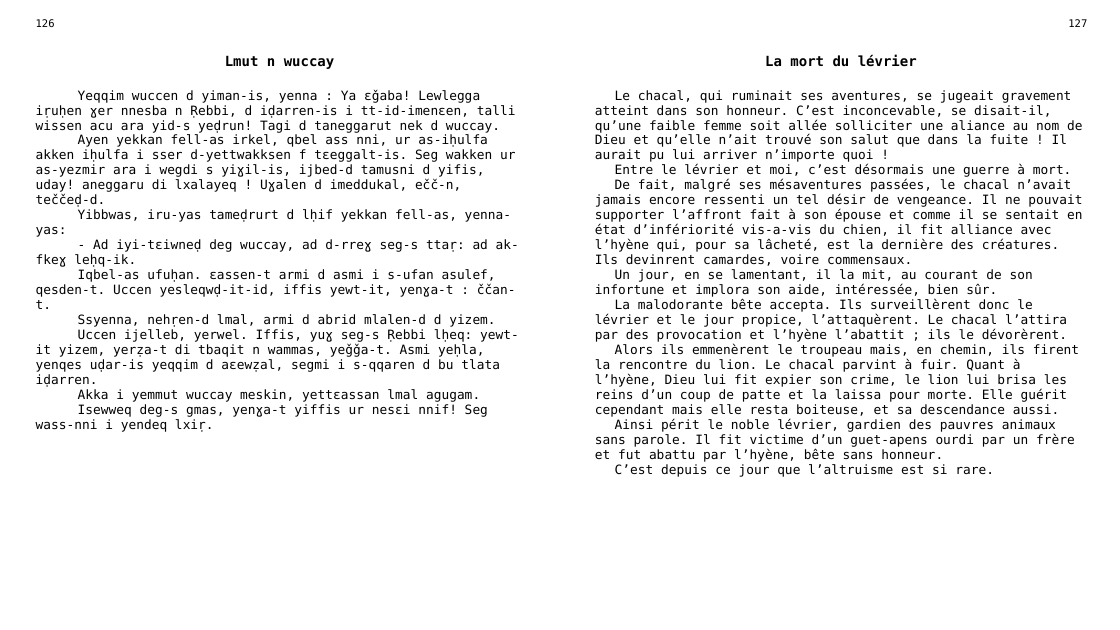
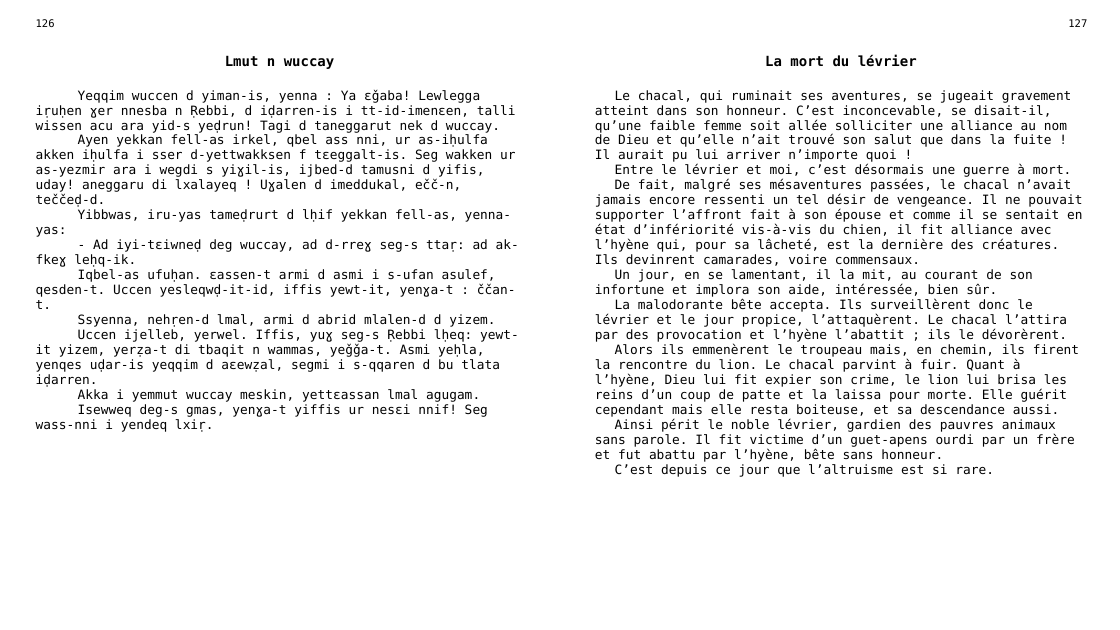
Before and after one commit to sferhah/tamacahut_n_wuccen, a slide deck: slide 48 of Uccen.ConsoleApp/uccen.pptx. Drawn at 1120x630 pixels with LibreOffice and Linux fonts; fonts in the diff are those of the drawing. Boxes give left, top, right and bottom in pixels: in the first picture for what was removed or moved away, otherwise in the second. Text is boxed around its words. In the diff, an @@ line names an element or a change of style, - is before the commit and + after.

```diff
--- a/Uccen.ConsoleApp/uccen.pptx
+++ b/Uccen.ConsoleApp/uccen.pptx
@@ table at bbox=[27, 13, 1096, 607] @@
-row 3, column 3: Le chacal, qui ruminait ses aventures, se jugeait gravement atteint dans son honneur. C’est inconcevable, se disait-il, qu’une faible femme soit allée solliciter une aliance au nom de Dieu et qu’elle n’ait trouvé son salut que dans la fuite ! Il aurait pu lui arriver n’importe quoi ! / Entre le lévrier et moi, c’est désormais une guerre à mort. / De fait, malgré ses mésaventures passées, le chacal n’avait jamais encore ressenti un tel désir de vengeance. Il ne pouvait supporter l’affront fait à son épouse et comme il se sentait en état d’infériorité vis-a-vis du chien, il fit alliance avec l’hyène qui, pour sa lâcheté, est la dernière des créatures. Ils devinrent camardes, voire commensaux. / Un jour, en se lamentant, il la mit, au courant de son infortune et implora son aide, intéressée, bien sûr. / La malodorante bête accepta. Ils surveillèrent donc le lévrier et le jour propice, l’attaquèrent. Le chacal l’attira par des provocation et l’hyène l’abattit ; ils le dévorèrent. / Alors ils emmenèrent le troupeau mais, en chemin, ils firent la rencontre du lion. Le chacal parvint à fuir. Quant à l’hyène, Dieu lui fit expier son crime, le lion lui brisa les reins d’un coup de patte et la laissa pour morte. Elle guérit cependant mais elle resta boiteuse, et sa descendance aussi. / Ainsi périt le noble lévrier, gardien des pauvres animaux sans parole. Il fit victime d’un guet-apens ourdi par un frère et fut abattu par l’hyène, bête sans honneur. / C’est depuis ce jour que l’altruisme est si rare.
+row 3, column 3: Le chacal, qui ruminait ses aventures, se jugeait gravement atteint dans son honneur. C’est inconcevable, se disait-il, qu’une faible femme soit allée solliciter une alliance au nom de Dieu et qu’elle n’ait trouvé son salut que dans la fuite ! Il aurait pu lui arriver n’importe quoi ! / Entre le lévrier et moi, c’est désormais une guerre à mort. / De fait, malgré ses mésaventures passées, le chacal n’avait jamais encore ressenti un tel désir de vengeance. Il ne pouvait supporter l’affront fait à son épouse et comme il se sentait en état d’infériorité vis-à-vis du chien, il fit alliance avec l’hyène qui, pour sa lâcheté, est la dernière des créatures. Ils devinrent camarades, voire commensaux. / Un jour, en se lamentant, il la mit, au courant de son infortune et implora son aide, intéressée, bien sûr. / La malodorante bête accepta. Ils surveillèrent donc le lévrier et le jour propice, l’attaquèrent. Le chacal l’attira par des provocation et l’hyène l’abattit ; ils le dévorèrent. / Alors ils emmenèrent le troupeau mais, en chemin, ils firent la rencontre du lion. Le chacal parvint à fuir. Quant à l’hyène, Dieu lui fit expier son crime, le lion lui brisa les reins d’un coup de patte et la laissa pour morte. Elle guérit cependant mais elle resta boiteuse, et sa descendance aussi. / Ainsi périt le noble lévrier, gardien des pauvres animaux sans parole. Il fit victime d’un guet-apens ourdi par un frère et fut abattu par l’hyène, bête sans honneur. / C’est depuis ce jour que l’altruisme est si rare.
```
Also in this commit, not shown: 35 other slides changed, 1 other file.
